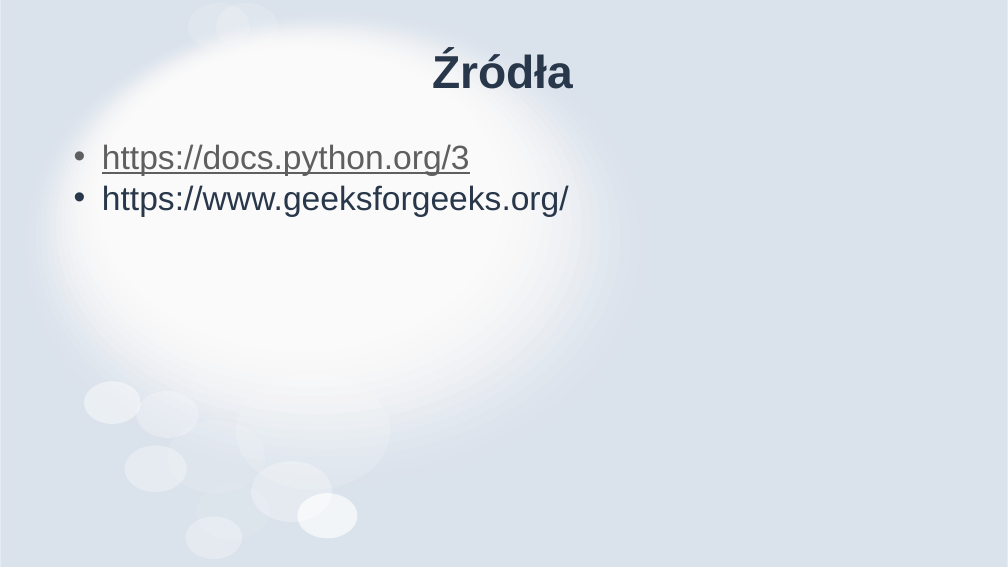
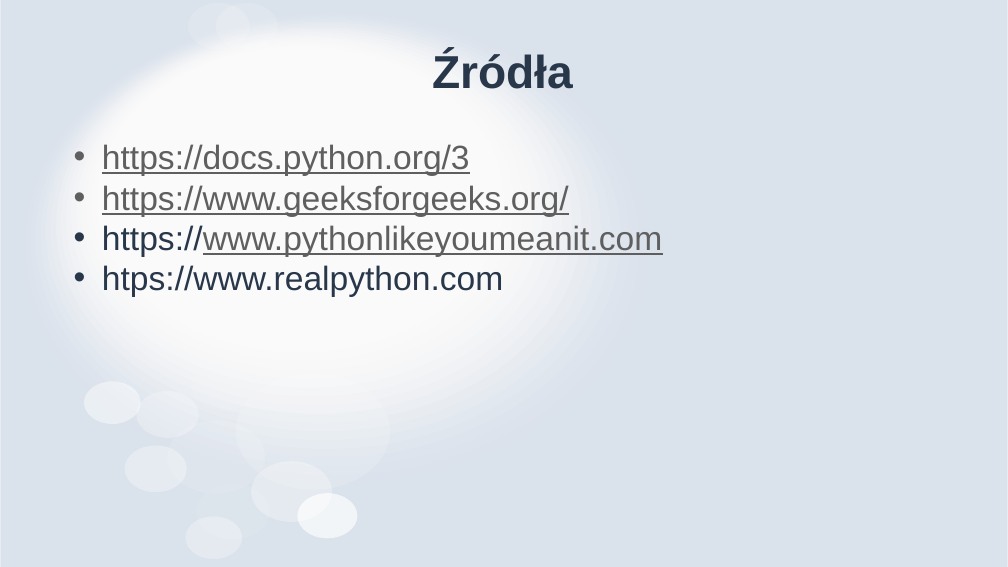
Before and after one commit to MikoStoro/ETI_Academy_python, a slide deck: slide 17 of Objects/Objects.pptx (slide 14 before the commit). Drawn at 1008x567 pixels with LibreOffice and Linux fonts; fonts in the diff are those of the drawing. Boxes give left, top, right and bottom in pixels: in the first picture for what was removed or moved away, otherwise in the second. Text is boxed around its words. In the diff, an @@ line names an element or a change of style, - is before the commit and + after.

```diff
--- a/Objects/Objects.pptx
+++ b/Objects/Objects.pptx
@@ text at [102,185,569,217]: text colour #28374A to #5F5F5F, underline on in "https://www.geeksforgeeks.org/" @@
@@ text at [102,225,662,297]: paragraphs added @@
+• https://www.pythonlikeyoumeanit.com
+• htps://www.realpython.com
```
Also in this commit, not shown: 4 slides added, 1 slide removed, 5 other files.
